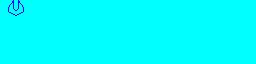
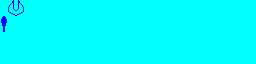
Layers edited between the first and the second w=256, h=64 image:
painted on "Fundo" over (1, 16, 7, 32)
